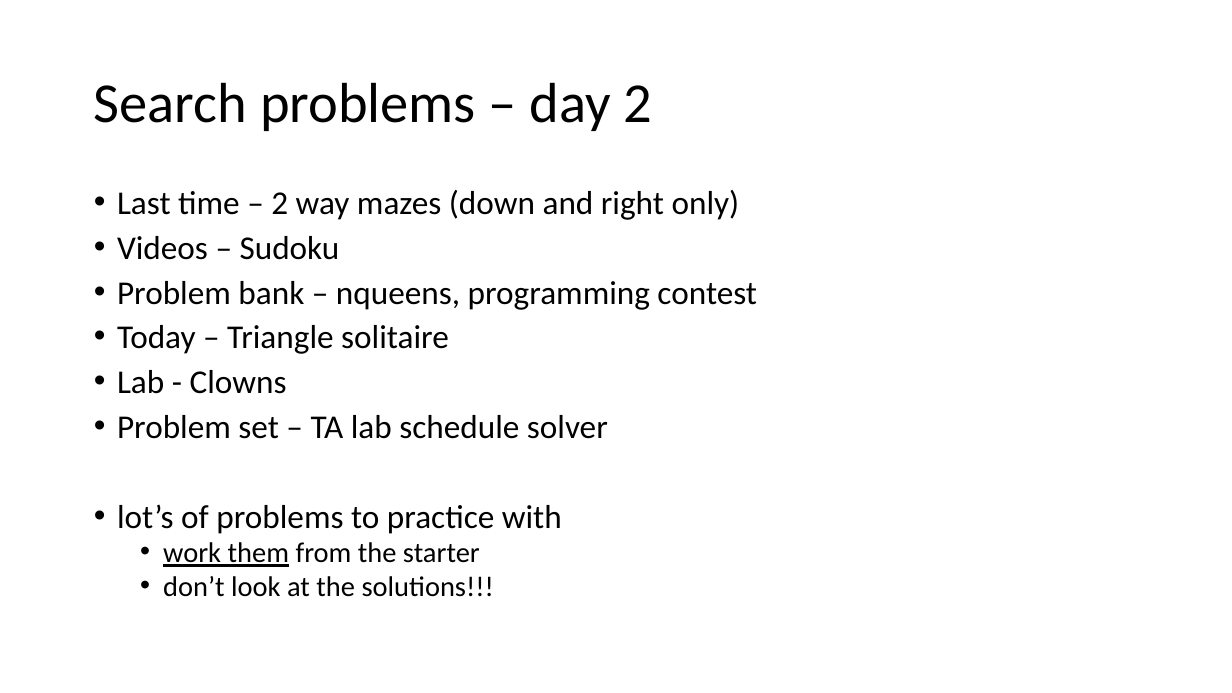
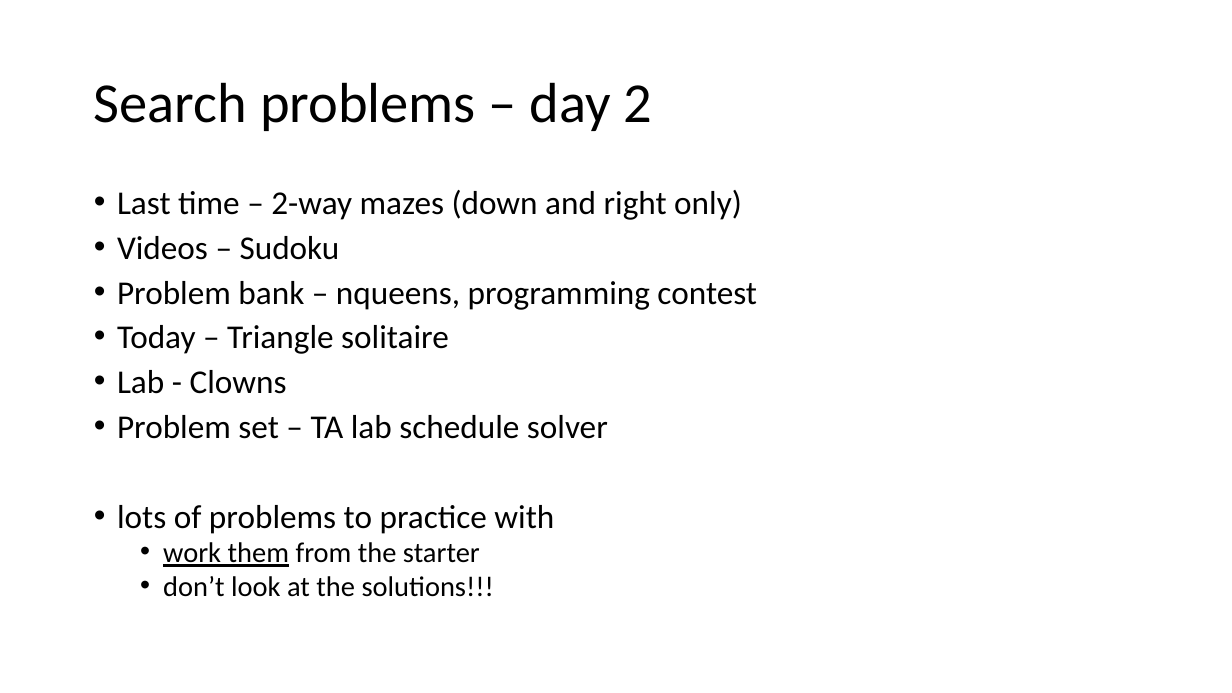
Before and after one commit to GregorKiczales/spd-materials, a slide deck: slide 2 of instructor/l17/l17-pad.pptx. Drawn at 1232x693 pixels with LibreOffice and Linux fonts; fonts in the diff are those of the drawing. Boxes give left, top, right and bottom in pixels: in the first picture for what was removed or moved away, otherwise in the second. Text is boxed around its words. In the diff, an @@ line names an element or a change of style, - is before the commit and + after.

```diff
--- a/instructor/l17/l17-pad.pptx
+++ b/instructor/l17/l17-pad.pptx
@@ text at (117,190,742,220): text changed @@
-• Last time – 2 way mazes (down and right only)
+• Last time – 2-way mazes (down and right only)
@@ text at (117,505,554,534): text changed @@
-• lot’s of problems to practice with
+• lots of problems to practice with
```
Also in this commit, not shown: 5 other slides changed, 1 slide removed, 1 other file.
